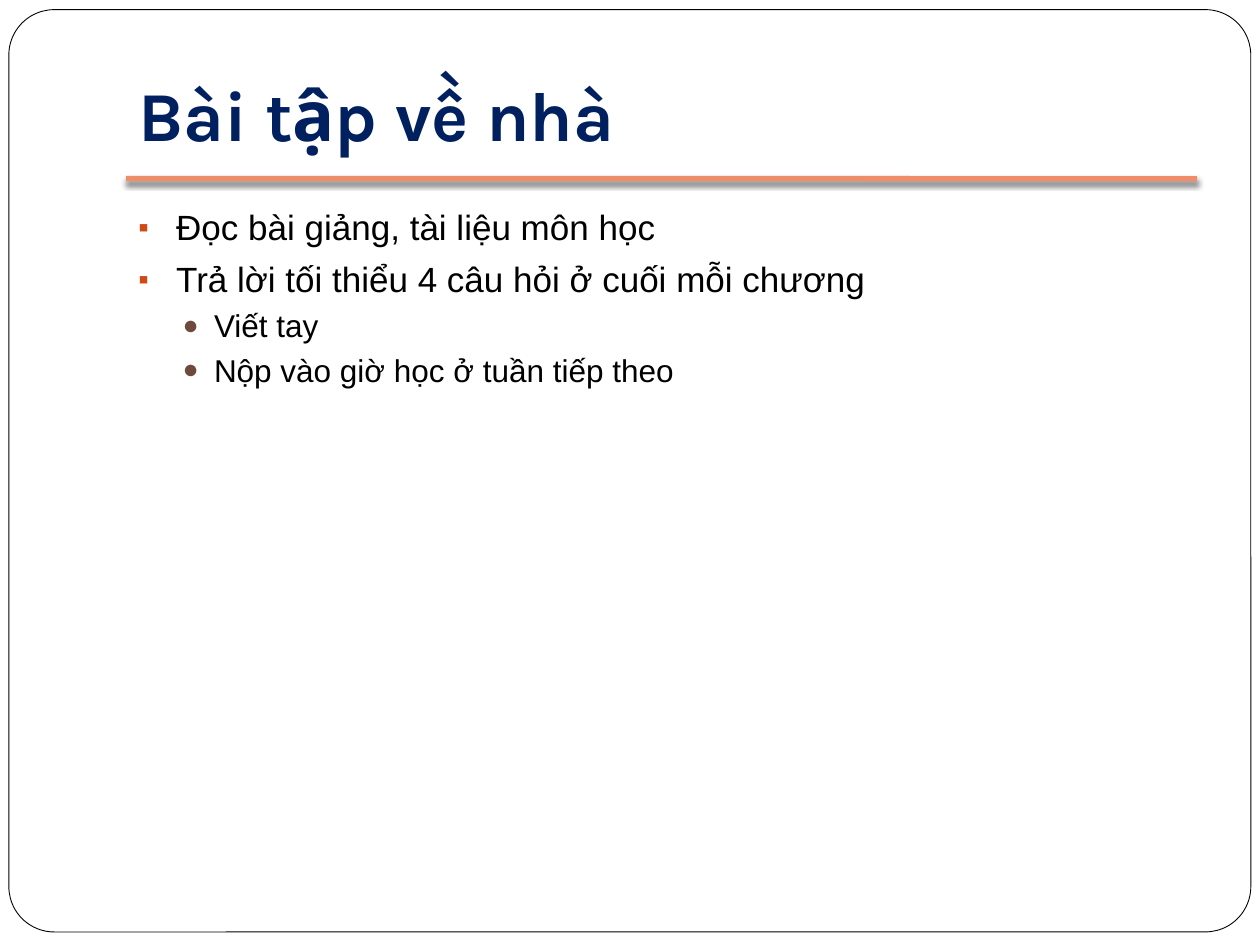
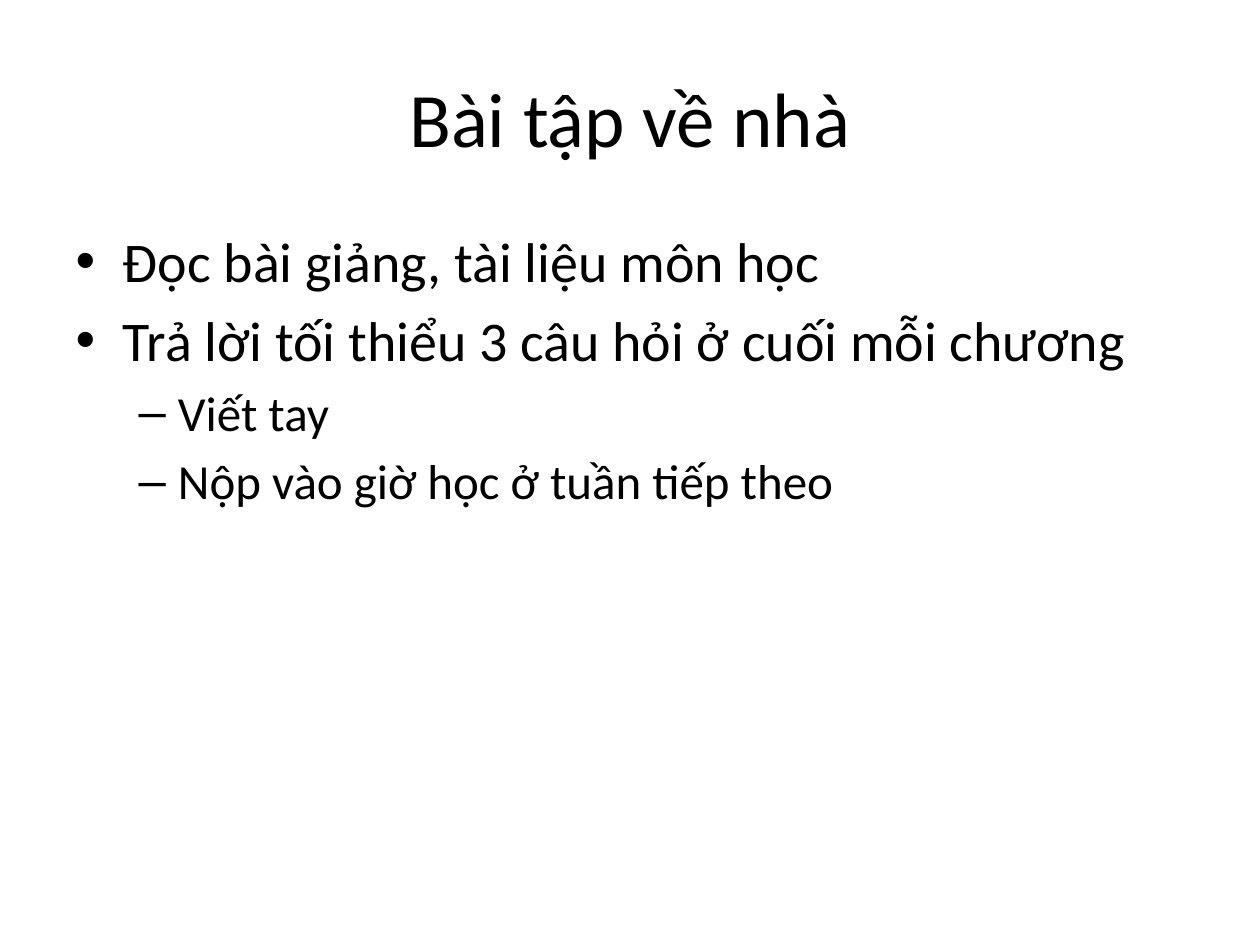
Before and after one commit to BachPhiLong/SE2013, a slide deck: slide 6 of 00-Course Info.pptx (slide 10 before the commit). Drawn at 1260x945 pixels with LibreOffice and Linux fonts; fonts in the diff are those of the drawing. Boxes give left, top, right and bottom in pixels: in the first picture for what was removed or moved away, otherwise in the second. Text is boxed around its words. In the diff, an @@ line names an element or a change of style, - is before the commit and + after.

```diff
--- a/00-Course Info.pptx
+++ b/00-Course Info.pptx
@@ rounded rectangle removed at bbox=[9, 10, 1251, 932] @@
@@ title "Bài tập về nhà": place and size @@
-title "Bài tập về nhà" at bbox=[138, 86, 614, 142]
+title "Bài tập về nhà" at bbox=[409, 89, 850, 160]
@@ title "Bài tập về nhà" at bbox=[409, 89, 850, 160]: size 40 to 44 pt, font Karla to Calibri, text colour #002060 to #000000, bold off; alignment left to centre; vertical alignment bottom to middle @@
@@ line removed from (126, 179) to (1197, 179) @@
@@ text "Đọc bài giảng, tài liệu ...": place and size @@
-text "Đọc bài giảng, tài liệu ..." at bbox=[176, 214, 864, 388]
+text "Đọc bài giảng, tài liệu ..." at bbox=[123, 243, 1125, 508]
@@ text at bbox=[123, 243, 833, 508]: size 20 to 32 pt in "Đọc bài giảng, tài liệu môn học"; font Arial to Calibri in "Đọc bài giảng, tài liệu môn học", "Viết tay", "Nộp vào giờ học ở tuần tiếp ..."; size 18 to 28 pt in "Viết tay", "Nộp vào giờ học ở tuần tiếp ..."; bullet ▪ to •; bullet ● to –; more space between paragraphs @@
@@ text at bbox=[123, 315, 1125, 371]: text changed; size 20 to 32 pt; font Arial to Calibri @@
-▪ Trả lời tối thiểu 4 câu hỏi ở cuối mỗi chương
+• Trả lời tối thiểu 3 câu hỏi ở cuối mỗi chương
```
Also in this commit, not shown: 8 other slides changed, 6 slides added, 3 slides removed.
